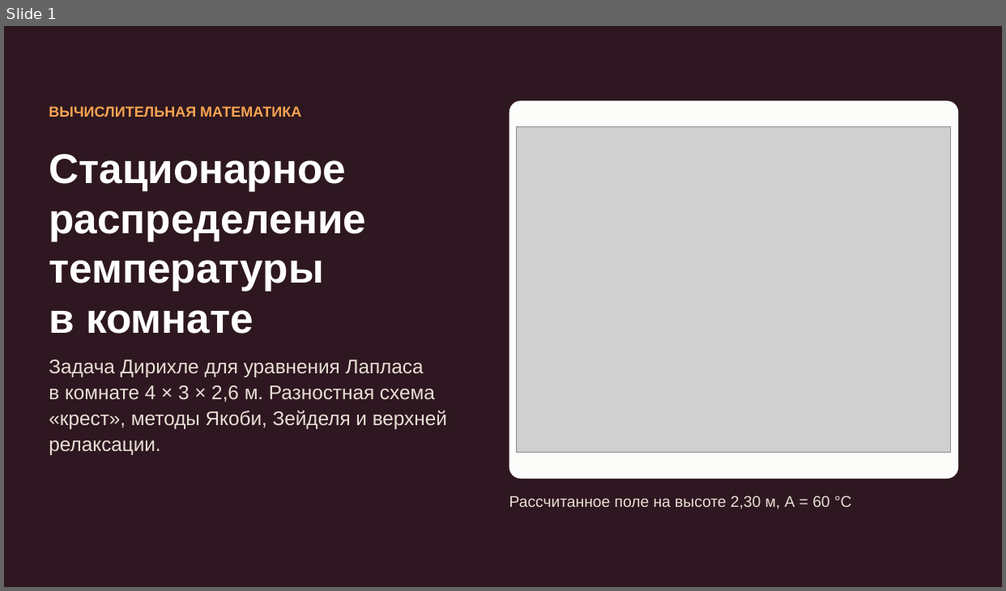
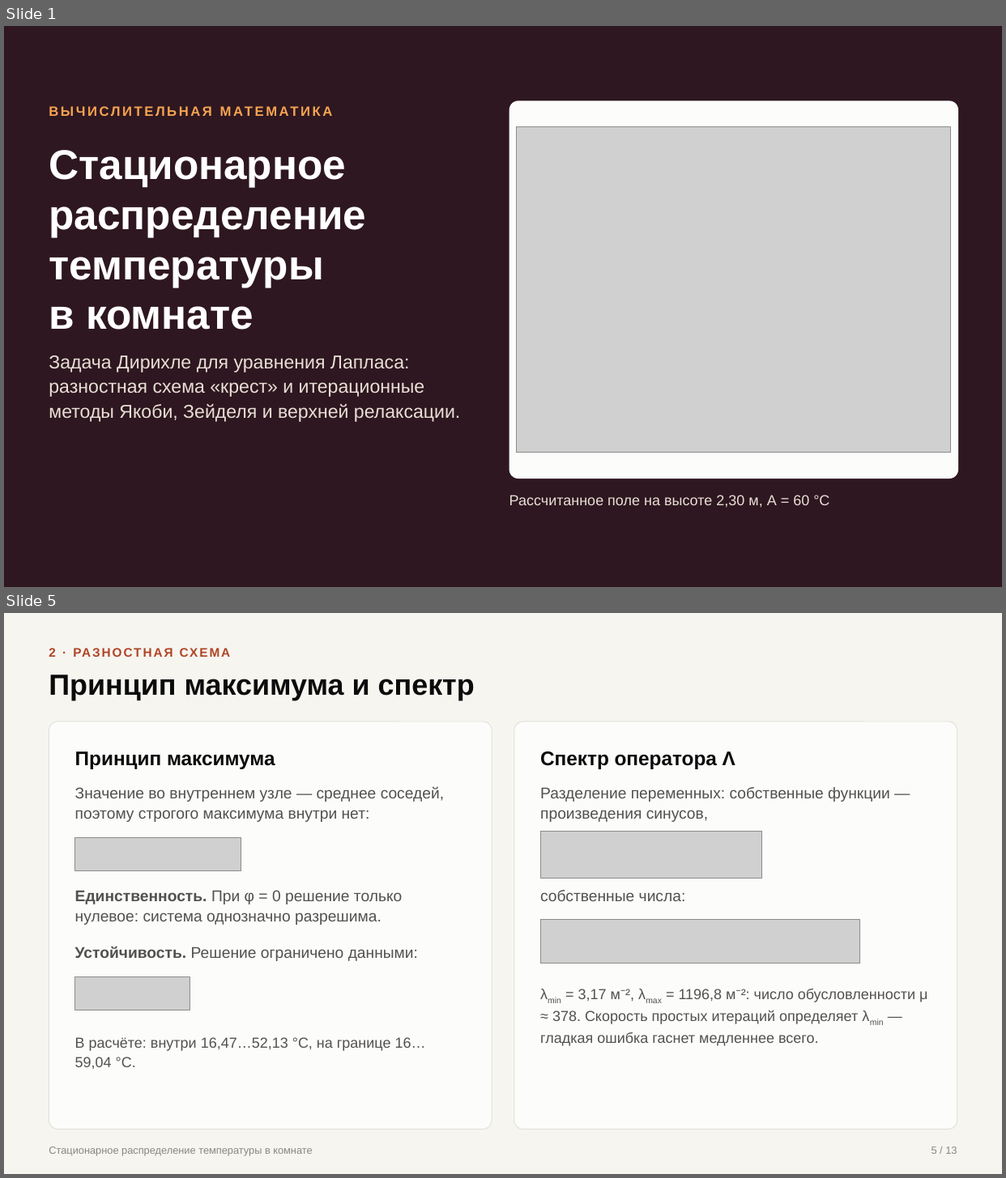
Before and after one commit to terMorel/computational-mathematics, a slide deck: PDE-Solver/presentation/PDE-Solver.pptx. Shown one above the other, each under a label of ours: slide 1 before the commit, slides 1 and 5 after it; the slides between them are not shown. The pictures are 1006x591 and 1006x1178 pixels, drawn with LibreOffice and Linux fonts; fonts in the diff are those of the drawing; grey boxes stand for pictures. Boxes give left, top, right and bottom in pixels: in the first picture for what was removed or moved away, otherwise in the second. Text is boxed around its words. In the diff, an @@ line names an element or a change of style, - is before the commit and + after.

```diff
--- a/PDE-Solver/presentation/PDE-Solver.pptx
+++ b/PDE-Solver/presentation/PDE-Solver.pptx
@@ slide 5 added at (4, 613, 1002, 1174), background #F7F5F0 @@
@@ text added at (49, 648, 56, 657), 12 pt, text #B04526, bold @@
+2 · РАЗНОСТНАЯ СХЕМА
@@ text added at (49, 675, 475, 700), 28 pt, text #0B0B0B, bold @@
+Принцип максимума и спектр
@@ rounded rectangle added at (49, 722, 492, 1130), fill #FCFCFB, outline #E1E0D9 0.75 pt @@
@@ rounded rectangle added at (514, 722, 957, 1130), fill #FCFCFB, outline #E1E0D9 0.75 pt @@
@@ text added at (75, 752, 275, 769), 19 pt, text #0B0B0B, bold @@
+Принцип максимума
@@ text added at (540, 752, 735, 769), 19 pt, text #0B0B0B, bold @@
+Спектр оператора Λ
@@ text added at (75, 786, 444, 822), 15 pt, text #52514E @@
+Значение во внутреннем узле — среднее соседей, поэтому строгого максимума внутри нет:
@@ text added at (540, 787, 890, 822), 15 pt, text #52514E @@
+Разделение переменных: собственные функции — произведения синусов,
@@ picture added at (75, 838, 241, 871) @@
@@ picture added at (541, 832, 762, 878) @@
@@ text added at (75, 890, 402, 925), 15 pt, text #52514E @@
+Единственность. При φ = 0 решение только нулевое: система однозначно разрешима.
@@ text added at (540, 890, 686, 901), 15 pt, text #52514E @@
+собственные числа:
@@ picture added at (541, 919, 860, 964) @@
@@ text added at (75, 946, 418, 961), 15 pt, text #52514E @@
+Устойчивость. Решение ограничено данными:
@@ picture added at (75, 977, 189, 1012) @@
@@ text added at (540, 989, 927, 1046), 14 pt, text #52514E @@
+λmin = 3,17 м⁻², λmax = 1196,8 м⁻²: число обусловленности μ ≈ 378. Скорость простых итераций определяет λmin — гладкая ошибка гаснет медленнее всего.
@@ text added at (75, 1037, 426, 1070), 14 pt, text #52514E @@
+В расчёте: внутри 16,47…52,13 °C, на границе 16…59,04 °C.
@@ text added at (49, 1147, 312, 1157), 10 pt, text #898781 @@
+Стационарное распределение температуры в комнате
@@ text added at (931, 1147, 957, 1154), 10 pt, text #898781 @@
+5 / 13
@@ slide 1 changed as well @@
@@ text "ВЫЧИСЛИТЕЛЬНАЯ МАТЕМАТИКА" at (49, 101, 491, 130): size 14 to 13 pt, letter spacing 0 to 2 pt @@
@@ text "Стационарное распределение температуры в комнате": place and size @@
-text "Стационарное распределение температуры в комнате" at (49, 154, 366, 334)
+text "Стационарное распределение температуры в комнате" at (49, 150, 366, 330)
@@ text at (49, 356, 460, 422): text changed; size 19 to 18 pt @@
-Задача Дирихле для уравнения Лапласа в комнате 4 × 3 × 2,6 м. Разностная схема «крест», методы Якоби, Зейделя и верхней релаксации.
+Задача Дирихле для уравнения Лапласа: разностная схема «крест» и итерационные методы Якоби, Зейделя и верхней релаксации.
@@ text "Рассчитанное поле на высоте 2,30 ..." at (509, 495, 829, 508): size 15 to 14 pt @@
```
Also in this commit, not shown: 3 other slides changed, 8 other slides added, 8 slides removed, 2 other files.
